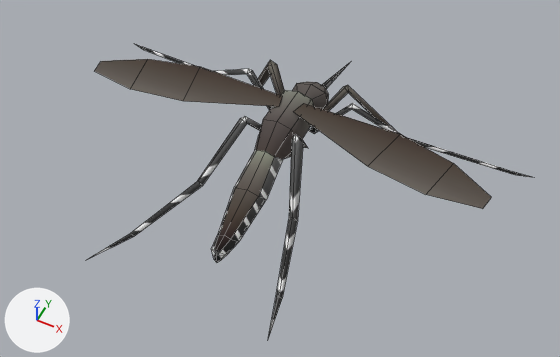
A saved change to the FBX model Assets/ASSETS/Mesh/SM_Mosquito.fbx.
Both versions are drawn from a 50 mm camera at (0.313, -0.62, 0.729) aimed at (0.013, -0.02, -0.02). The lights are fixed; the arrows at lower left show +X, +Y and +Z. Mesh edges are drawn as thin lines. Where no turn or scale is listed for an object, it has been applied to the vertices.

Script lines for the objects in view, before the commit:
```python
me_plane_142 = bpy.data.meshes.new('Plane.142')
me_plane_142.from_pydata(...)  # 167 vertices, 156 faces; spans x -0.307..0.307, y -0.255..0.246, z -0.067..0.072
me_plane_142.materials.append(mat_mat_gradient_01)  # picture img_t_gradient_png
ob_sm_mosquito = bpy.data.objects.new('SM_Mosquito', me_plane_142)
ob_sm_mosquito.location = (0.0, 0.0, 0.0)
```
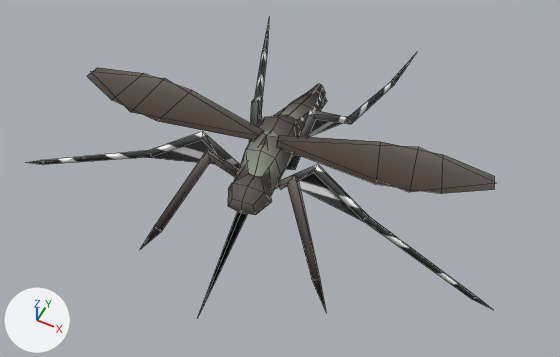
Commit message: Update Mosquito

Where the newer file only moved an object's origin or applied its transform, the numbers keep the older frame.

Patch to the scene script:
```diff
--- a/Assets/ASSETS/Mesh/SM_Mosquito.fbx.py
+++ b/Assets/ASSETS/Mesh/SM_Mosquito.fbx.py
@@ me_plane_142 @@
 me_plane_142.from_pydata(...)  # 167 vertices, 156 faces; spans x -0.307..0.307, y -0.255..0.246, z -0.067..0.072
 # used by ob_sm_mosquito; location = (0.0, 0.0, 0.0)
+# me_plane_142 part 1: the whole mesh is turned -175 degrees about the z axis through the mesh origin
 me_plane_142.materials.append(mat_mat_gradient_01)
@@ me_cube_076 @@
+me_cube_076.from_pydata(...)  # 41 vertices, 28 faces; spans x -0.271..0.27, y -0.245..0.163, z -0.027..0.07
+me_cube_076.materials.append(mat_mat_gradient_01)  # picture img_t_gradient_png
@@ ob_sm_mosquito_lod1 @@
+ob_sm_mosquito_lod1 = bpy.data.objects.new('SM_Mosquito_LOD1', me_cube_076)
+ob_sm_mosquito_lod1.location = (0.0, 0.0, 0.0)
```

Boxes (x1, y1, x2, y2) around the edits, measured in the pictures (560 x 357 px):
'SM_Mosquito', mesh turned
    before: (88, 44, 533, 339)
    after: (27, 20, 494, 314)
'SM_Mosquito_LOD1', added
    after: (91, 71, 496, 222)
